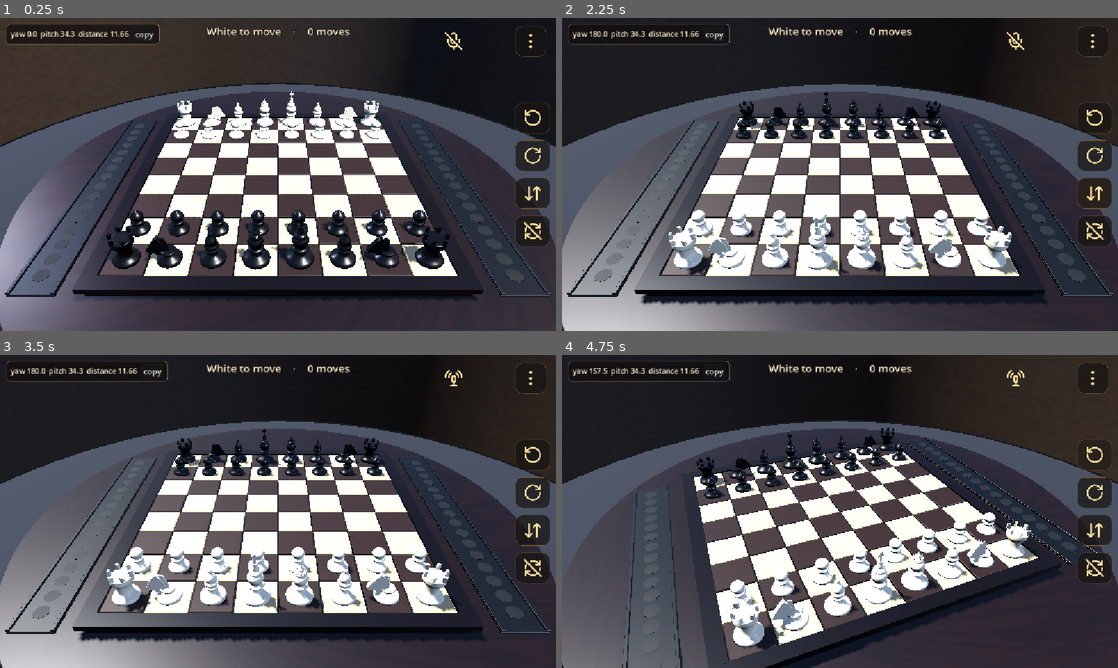
Above: before the commit, frames 1-4 (two rows, left to right).
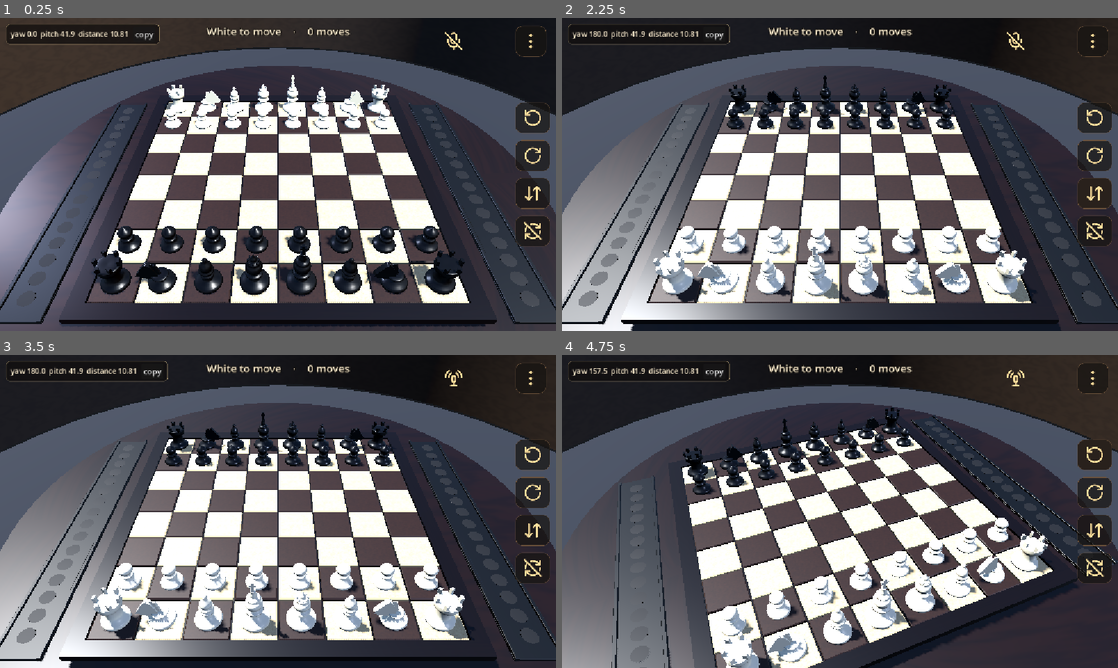
Above: after the commit, the same moments.

Repository: shedrackgodstime/chess-relay
Game: Godot game, scene res://main.tscn
Same seed, same stepped clock (60 frames per second), same inputs: the game is played once before the commit and once after it.
Inputs (mouse positions are in pixels of both pictures, inside the frame that each line leads up to):
- Up to frame 1 (0.25 s): no input
- Up to frame 2 (2.25 s): click (1095, 118) at 0.5 s; click (1095, 155) at 1.25 s; click (1095, 193) at 2 s
- Up to frame 3 (3.5 s): click (455, 376) at 2.75 s
- Up to frame 4 (4.75 s): click "copy" at 3.5 s; click (1095, 455) at 4.25 s

The runs differ from the first frame. In frame 1, 41% of the frame differs, in the area x 0-100%, y 4-100%; in frame 2, 49%; in frame 3, 49%; in frame 4, 43%.

Commit message:
Set the default framing to pitch 41.9, distance 10.81
Taken from the on-screen readout at yaw 0.2. The framing is stored as two
ratios of the board's half-extent rather than as an angle and a distance, so
the pair was inverted: the ratio length is distance / (half-extent + frame
margin), split by the pitch angle. That gives framing_height 1.648235 and
framing_distance 1.836988, and the derivation is written down beside them
so the next change does not have to be reverse-engineered.

Yaw 0.2 is a fifth of a degree off the existing default, so the orientation
is unchanged and only the angle and reach move. The view is now looking
down more steeply and sitting closer than the old 34.3 degrees at 11.67.

Tests assert the reset framing against the raw angle and distance rather
than the ratios, because the ratios are derived from the board's
half-extent and would drift silently if the board were ever resized. Flip
is asserted to keep the same reach, since it should only turn the view.

Diff:
--- a/main.gd
+++ b/main.gd
@@ -59,12 +59,12 @@
 
 ## Camera placement as multiples of the board's half-extent, so the default
 ## view survives a change to BoardMesh's dimensions.
-@export_range(0.5, 4.0) var framing_height := 1.50:
+@export_range(0.5, 4.0) var framing_height := 1.648235:
 	set(value):
 		framing_height = value
 		frame_board()
 
-@export_range(0.5, 4.0) var framing_distance := 2.20:
+@export_range(0.5, 4.0) var framing_distance := 1.836988:
 	set(value):
 		framing_distance = value
 		frame_board()
--- a/tools/test_hud.gd
+++ b/tools/test_hud.gd
@@ -253,6 +253,29 @@
 		"got=%s" % live)
 	hud.set_camera_readout(0.0, 0.0, 0.0)
 
+	# Reset must land on the framing that was chosen on screen. Asserted against
+	# the raw angle and distance rather than the ratios, because the ratios are
+	# derived from the board's half-extent and would silently shift if the board
+	# were ever resized.
+	main.frame_board()
+	_check("reset lands on the chosen framing",
+		absf(main.camera.pitch_degrees - 41.9) < 0.05
+			and absf(main.camera.distance - 10.81) < 0.01,
+		"pitch=%.2f distance=%.2f" % [main.camera.pitch_degrees, main.camera.distance])
+	_check("chosen framing fits inside the camera limits",
+		main.camera.pitch_degrees <= main.camera.max_pitch_degrees
+			and main.camera.distance <= main.camera.max_distance, "")
+
+	# Flip shares the pitch and distance and only turns the view, so it must not
+	# change the reach.
+	main.camera.reset_view(Vector3.ZERO, 180.0,
+		main._framing_pitch(), main._framing_distance())
+	_check("flipping keeps the chosen reach",
+		absf(main.camera.pitch_degrees - 41.9) < 0.05
+			and absf(main.camera.distance - 10.81) < 0.01,
+		"pitch=%.2f distance=%.2f" % [main.camera.pitch_degrees, main.camera.distance])
+	main.frame_board()
+
 
 ## The menu button exists and announces itself; its screen is Phase 4.
 func _menu_check(main: Main, hud: Hud) -> void:
